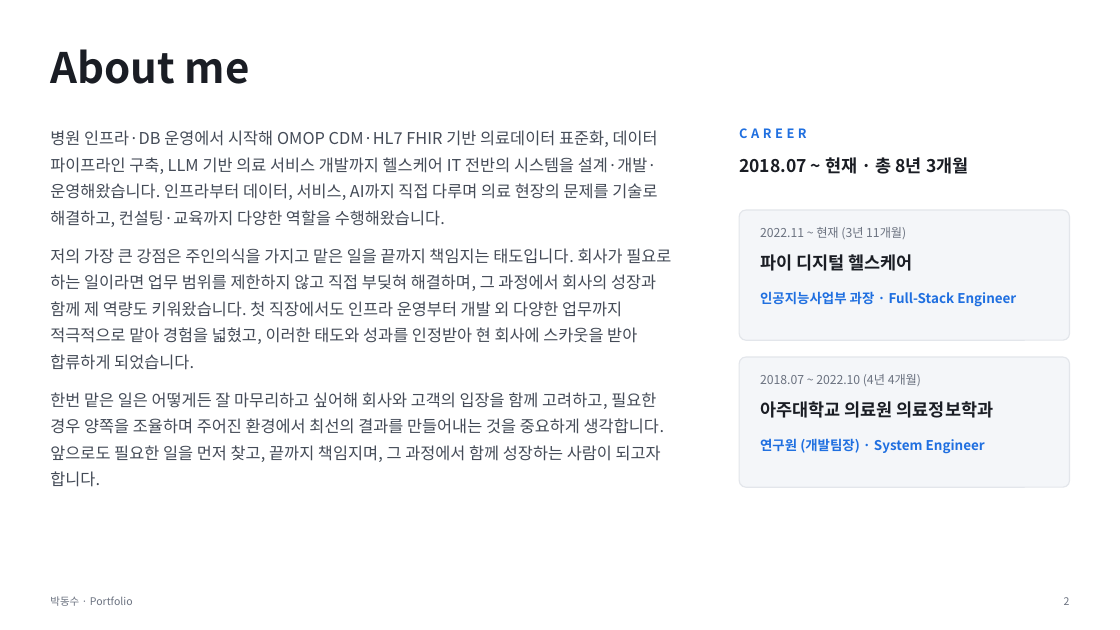
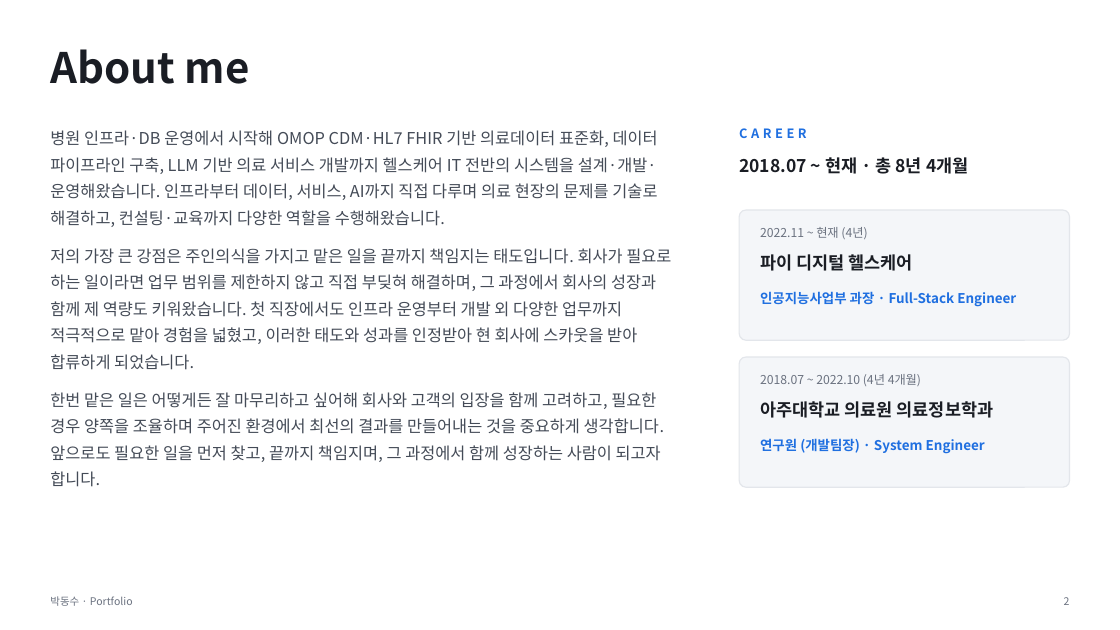
Before and after one commit to parkdongsu/parkdongsu.github.io, a slide deck: slide 2 of assets/Dongsu_Park_Portfolio.pptx. Drawn at 1120x630 pixels with LibreOffice and Linux fonts; fonts in the diff are those of the drawing. Boxes give left, top, right and bottom in pixels: in the first picture for what was removed or moved away, otherwise in the second. Text is boxed around its words. In the diff, an @@ line names an element or a change of style, - is before the commit and + after.

```diff
--- a/assets/Dongsu_Park_Portfolio.pptx
+++ b/assets/Dongsu_Park_Portfolio.pptx
@@ text at bbox=[739, 157, 968, 174]: text changed @@
-2018.07 ~ 현재 · 총 8년 3개월
+2018.07 ~ 현재 · 총 8년 4개월
@@ text at bbox=[760, 227, 867, 239]: text changed @@
-2022.11 ~ 현재 (3년 11개월)
+2022.11 ~ 현재 (4년)
```
Also in this commit, not shown: 1 other slide changed, 2 other files.
